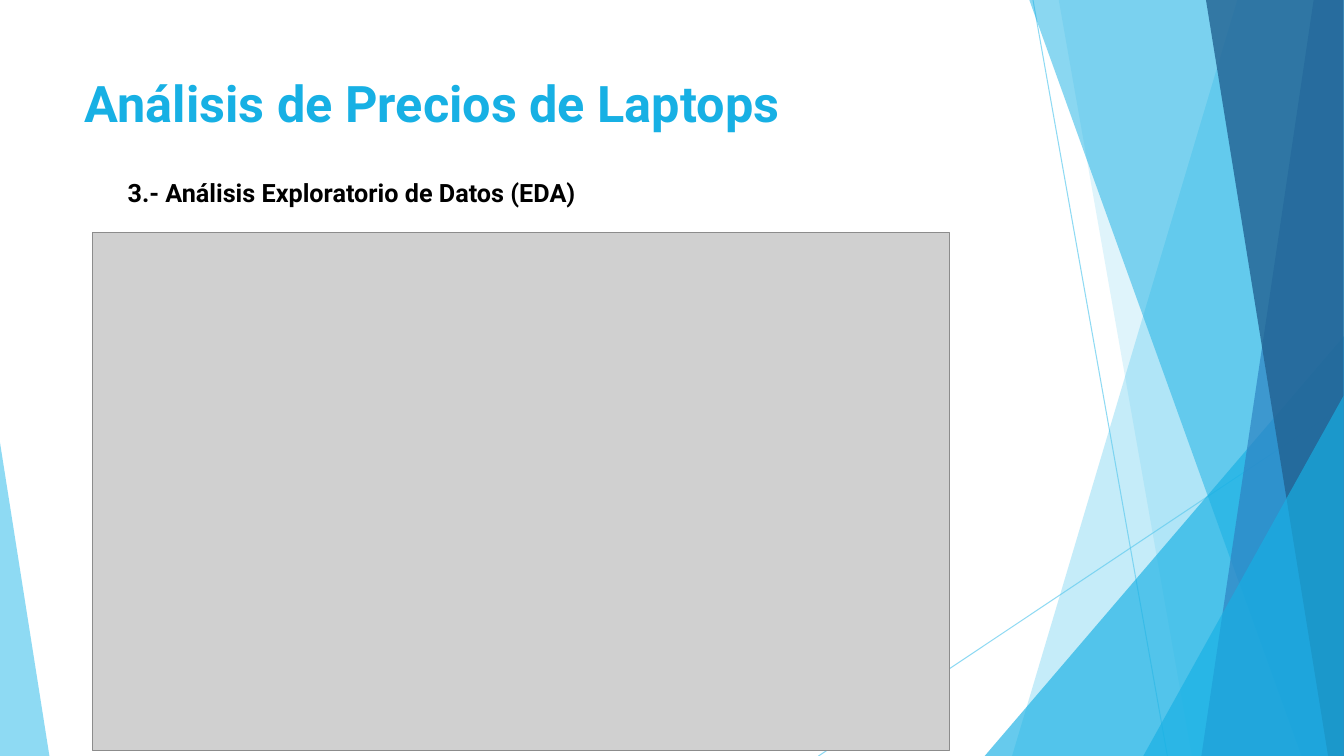
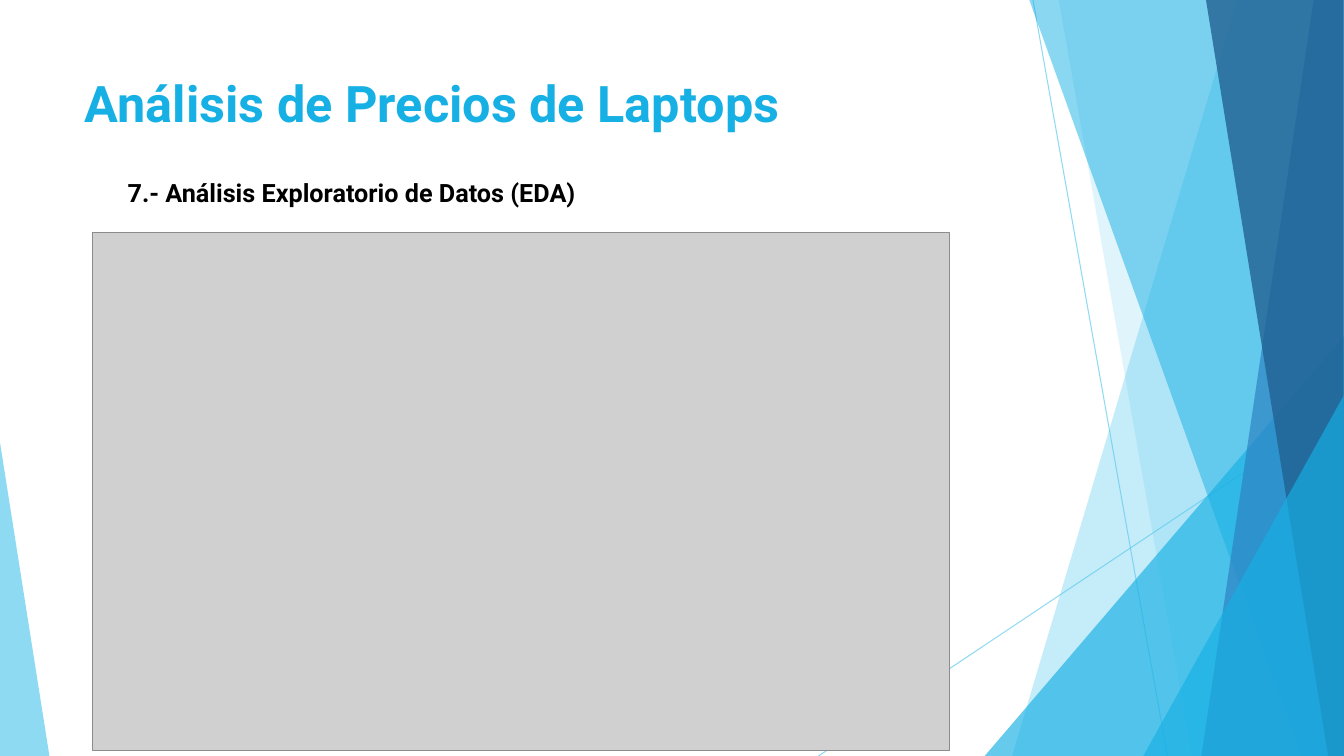
Before and after one commit to pinefox8383/Proyecto_Final_Diplomado, a slide deck: slide 8 of Presentación.pptx (slide 7 before the commit). Drawn at 1344x756 pixels with LibreOffice and Linux fonts; fonts in the diff are those of the drawing; grey boxes stand for pictures. Boxes give left, top, right and bottom in pixels: in the first picture for what was removed or moved away, otherwise in the second. Text is boxed around its words. In the diff, an @@ line names an element or a change of style, - is before the commit and + after.

```diff
--- a/Presentación.pptx
+++ b/Presentación.pptx
@@ text at <box>128,182,575,208</box>: text changed @@
-3.- Análisis Exploratorio de Datos (EDA)
+7.- Análisis Exploratorio de Datos (EDA)
```
Also in this commit, not shown: 7 other slides changed.
